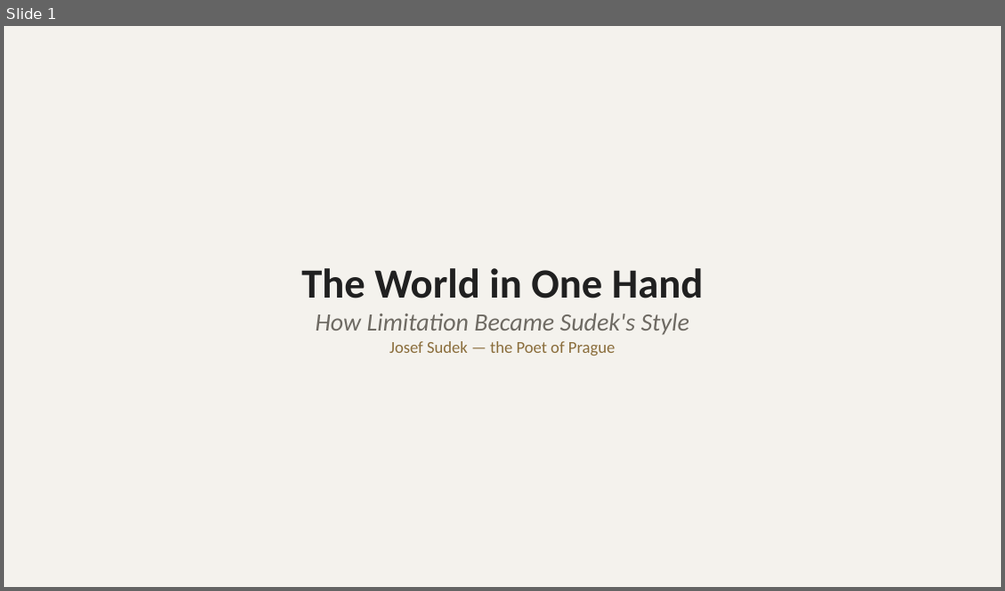
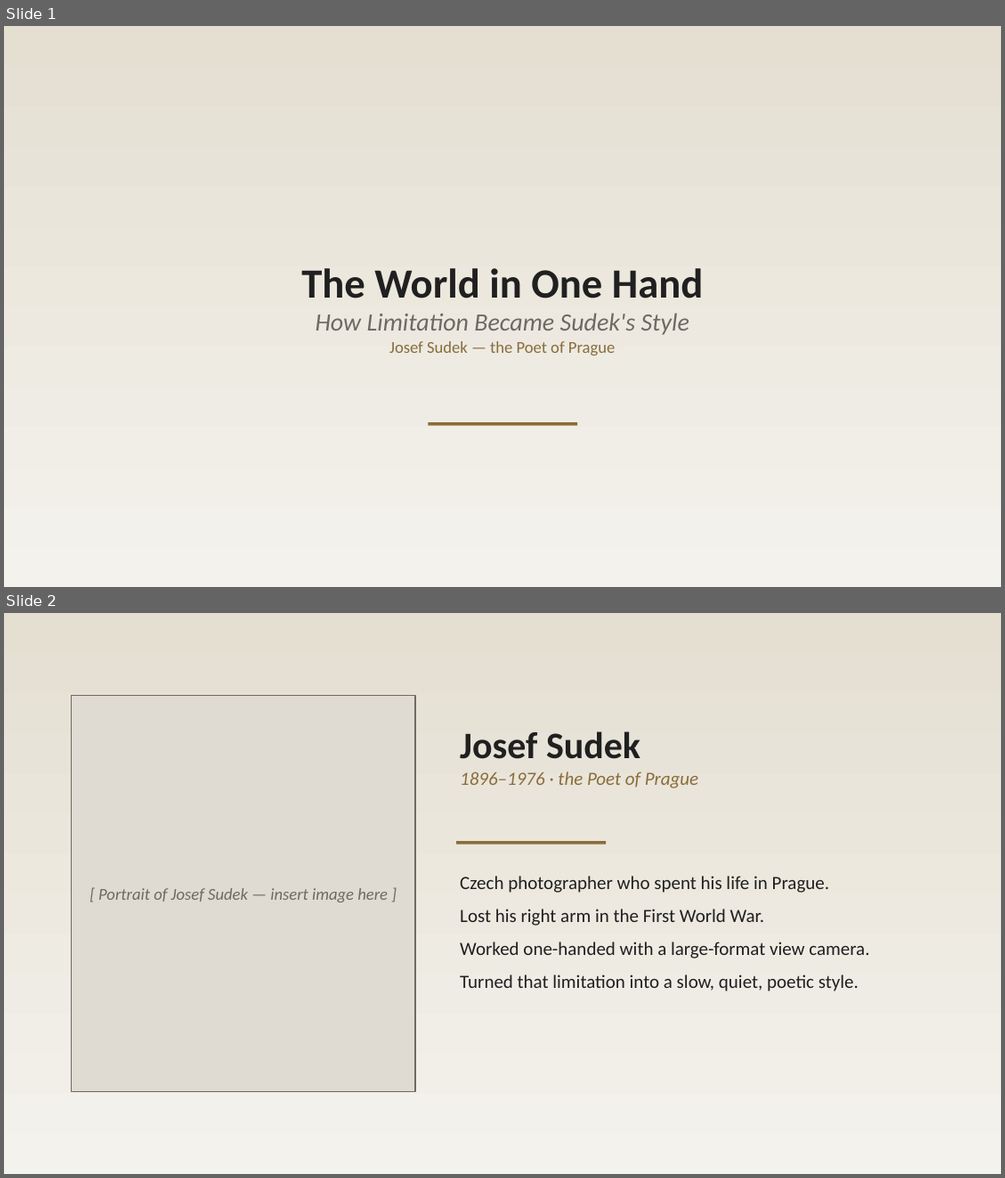
Before and after one commit to LU-Chuanyu/photography-presentation, a slide deck: Josef-Sudek-Presentation.pptx. Shown one above the other, each under a label of ours: slide 1 before the commit, slides 1 and 2 after it. The pictures are 1005x591 and 1005x1178 pixels, drawn with LibreOffice and Linux fonts; fonts in the diff are those of the drawing. Boxes give left, top, right and bottom in pixels: in the first picture for what was removed or moved away, otherwise in the second. Text is boxed around its words. In the diff, an @@ line names an element or a change of style, - is before the commit and + after.

```diff
--- a/Josef-Sudek-Presentation.pptx
+++ b/Josef-Sudek-Presentation.pptx
@@ slide 2 added at <box>4,613,1001,1174</box>, background gradient #F4F2ED to #E5DFD2 @@
@@ rectangle added at <box>72,695,415,1092</box>, fill #DFDBD2, outline #6E6A63 1 pt, 16 pt, text #6E6A63, italic @@
+[ Portrait of Josef Sudek — insert image here ]
@@ text added at <box>460,731,698,788</box>, 18 pt, text #8A6D3B, italic @@
+Josef Sudek
+1896–1976 · the Poet of Prague
@@ rectangle added at <box>456,841,606,844</box>, fill #8A6D3B @@
@@ text added at <box>460,876,869,991</box>, 18 pt, text #202020 @@
+Czech photographer who spent his life in Prague.
+Lost his right arm in the First World War.
+Worked one-handed with a large-format view camera.
+Turned that limitation into a slow, quiet, poetic style.
@@ slide 1 changed as well @@
@@ background #F4F2ED to gradient #F4F2ED to #E5DFD2 @@
@@ rectangle added at <box>428,422,577,426</box>, fill #8A6D3B @@
```
Also in this commit, not shown: 20 other slides changed, 2 other files.
